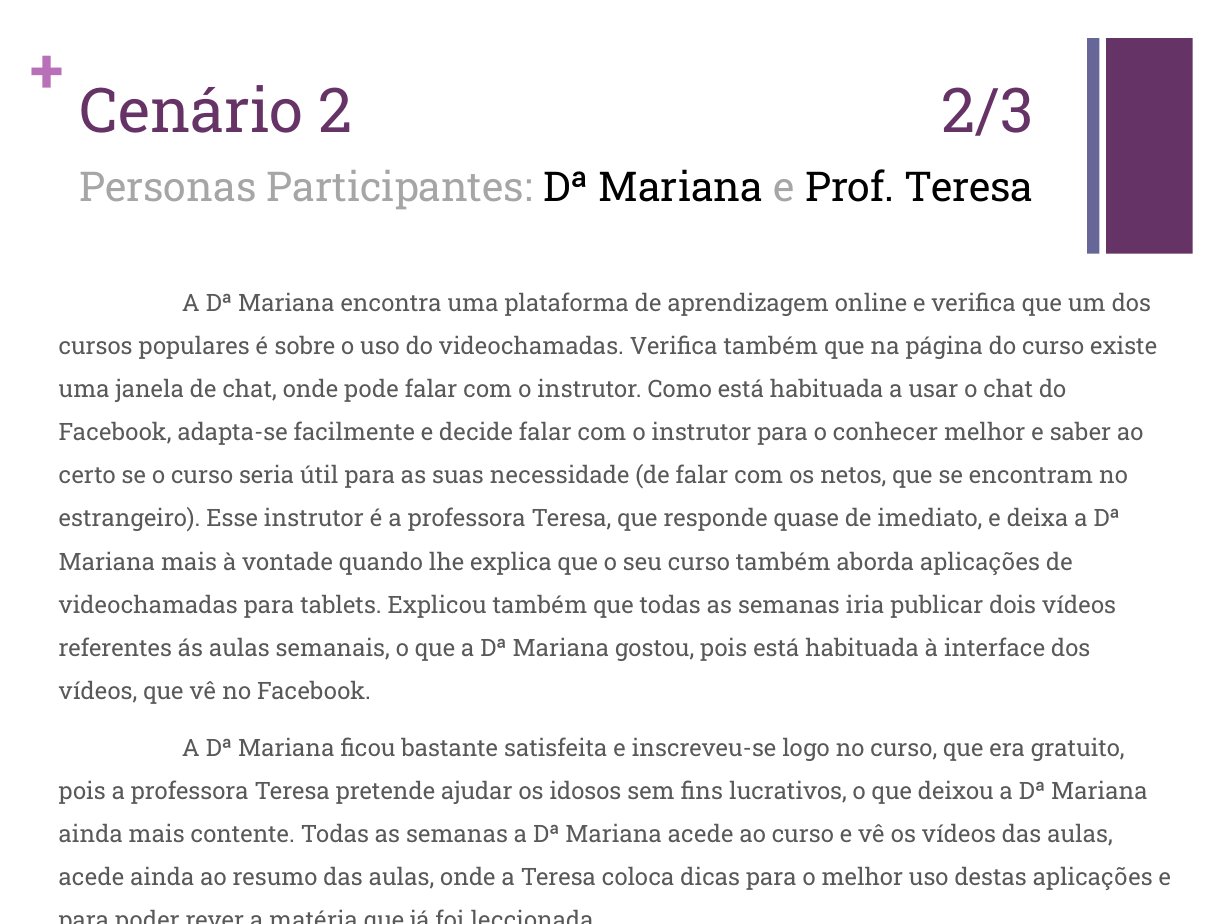
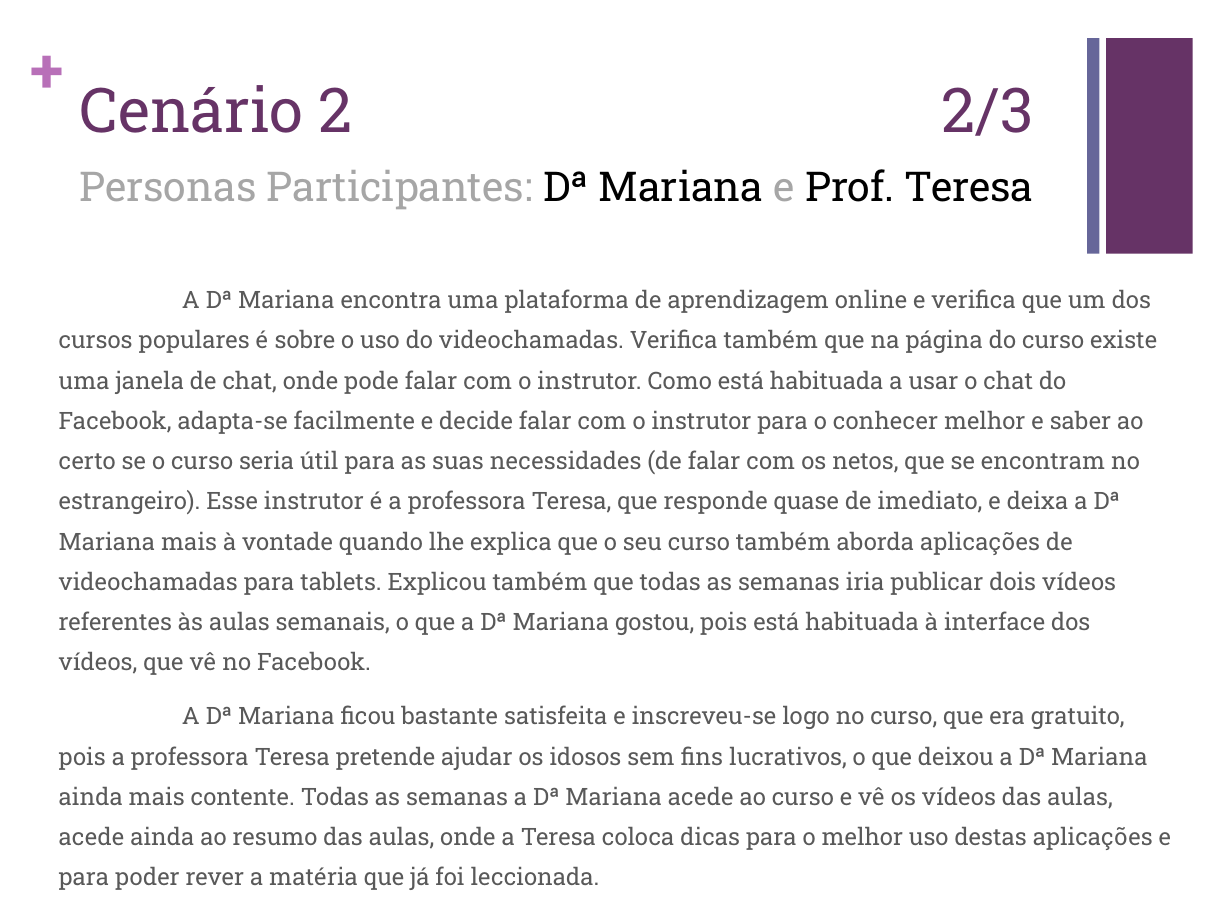
Before and after one commit to carboned4/C_C_U-2015-10, a slide deck: slide 9 of Aula 05/G10 - Apresentacao - Lab05.pptx. Drawn at 1232x924 pixels with LibreOffice and Linux fonts; fonts in the diff are those of the drawing. Boxes give left, top, right and bottom in pixels: in the first picture for what was removed or moved away, otherwise in the second. Text is boxed around its words. In the diff, an @@ line names an element or a change of style, - is before the commit and + after.

```diff
--- a/Aula 05/G10 - Apresentacao - Lab05.pptx
+++ b/Aula 05/G10 - Apresentacao - Lab05.pptx
@@ text at (59,289,1157,675): text changed @@
-A Dª Mariana encontra uma plataforma de aprendizagem online e verifica que um dos cursos populares é sobre o uso do videochamadas. Verifica também que na página do curso existe uma janela de chat, onde pode falar com o instrutor. Como está habituada a usar o chat do Facebook, adapta-se facilmente e decide falar com o instrutor para o conhecer melhor e saber ao certo se o curso seria útil para as suas necessidade (de falar com os netos, que se encontram no estrangeiro). Esse instrutor é a professora Teresa, que responde quase de imediato, e deixa a Dª Mariana mais à vontade quando lhe explica que o seu curso também aborda aplicações de videochamadas para tablets. Explicou também que todas as semanas iria publicar dois vídeos referentes ás aulas semanais, o que a Dª Mariana gostou, pois está habituada à interface dos vídeos, que vê no Facebook.
+A Dª Mariana encontra uma plataforma de aprendizagem online e verifica que um dos cursos populares é sobre o uso do videochamadas. Verifica também que na página do curso existe uma janela de chat, onde pode falar com o instrutor. Como está habituada a usar o chat do Facebook, adapta-se facilmente e decide falar com o instrutor para o conhecer melhor e saber ao certo se o curso seria útil para as suas necessidades (de falar com os netos, que se encontram no estrangeiro). Esse instrutor é a professora Teresa, que responde quase de imediato, e deixa a Dª Mariana mais à vontade quando lhe explica que o seu curso também aborda aplicações de videochamadas para tablets. Explicou também que todas as semanas iria publicar dois vídeos referentes às aulas semanais, o que a Dª Mariana gostou, pois está habituada à interface dos vídeos, que vê no Facebook.
@@ text at (59,705,1171,890): line spacing 1.5 to 1.4 @@
```
Also in this commit, not shown: 2 other slides changed.
